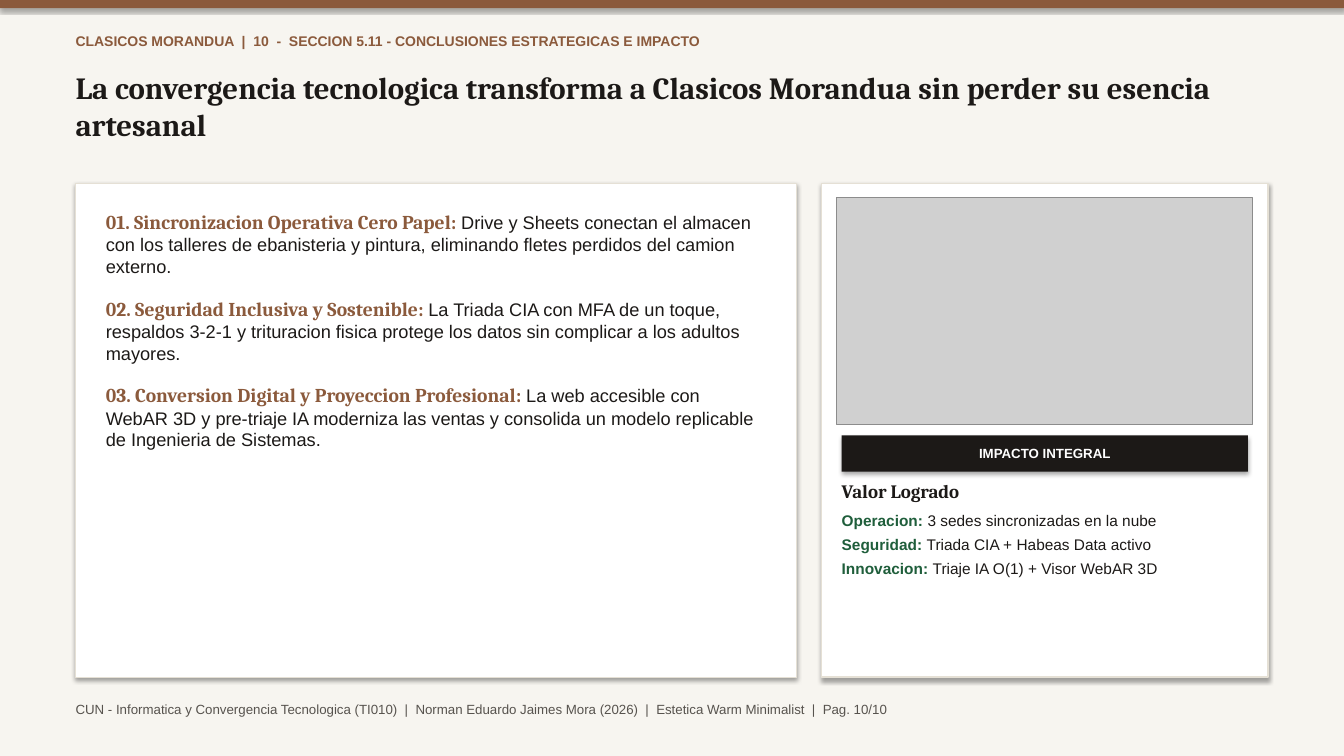
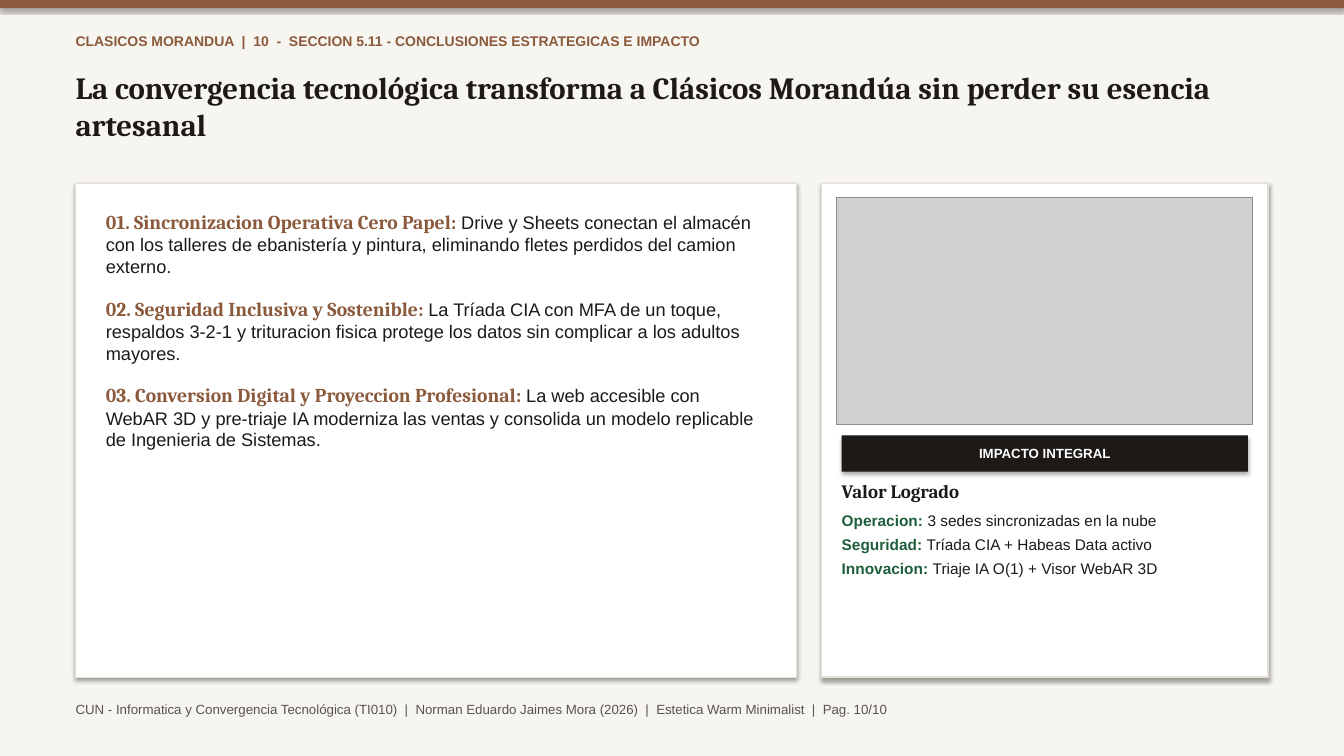
Before and after one commit to TheNormanJames/CUN-Informatica-y-convergencia, a slide deck: slide 10 of docs/ProyectoFinal_Norman_Jaimes.pptx. Drawn at 1344x756 pixels with LibreOffice and Linux fonts; fonts in the diff are those of the drawing; grey boxes stand for pictures. Boxes give left, top, right and bottom in pixels: in the first picture for what was removed or moved away, otherwise in the second. Text is boxed around its words. In the diff, an @@ line names an element or a change of style, - is before the commit and + after.

```diff
--- a/docs/ProyectoFinal_Norman_Jaimes.pptx
+++ b/docs/ProyectoFinal_Norman_Jaimes.pptx
@@ text at (x1=76, y1=77, x2=1210, y2=137): text changed @@
-La convergencia tecnologica transforma a Clasicos Morandua sin perder su esencia artesanal
+La convergencia tecnológica transforma a Clásicos Morandúa sin perder su esencia artesanal
@@ text at (x1=106, y1=215, x2=751, y2=364): text changed @@
-01. Sincronizacion Operativa Cero Papel: Drive y Sheets conectan el almacen con los talleres de ebanisteria y pintura, eliminando fletes perdidos del camion externo.
-02. Seguridad Inclusiva y Sostenible: La Triada CIA con MFA de un toque, respaldos 3-2-1 y trituracion fisica protege los datos sin complicar a los adultos mayores.
+01. Sincronizacion Operativa Cero Papel: Drive y Sheets conectan el almacén con los talleres de ebanistería y pintura, eliminando fletes perdidos del camion externo.
+02. Seguridad Inclusiva y Sostenible: La Tríada CIA con MFA de un toque, respaldos 3-2-1 y trituracion fisica protege los datos sin complicar a los adultos mayores.
@@ text at (x1=842, y1=538, x2=1152, y2=553): text changed @@
-Seguridad: Triada CIA + Habeas Data activo
+Seguridad: Tríada CIA + Habeas Data activo
@@ text at (x1=76, y1=704, x2=887, y2=717): text changed @@
-CUN - Informatica y Convergencia Tecnologica (TI010) | Norman Eduardo Jaimes Mora (2026) | Estetica Warm Minimalist | Pag. 10/10
+CUN - Informatica y Convergencia Tecnológica (TI010) | Norman Eduardo Jaimes Mora (2026) | Estetica Warm Minimalist | Pag. 10/10
```
Also in this commit, not shown: 9 other slides changed, 18 other files.
